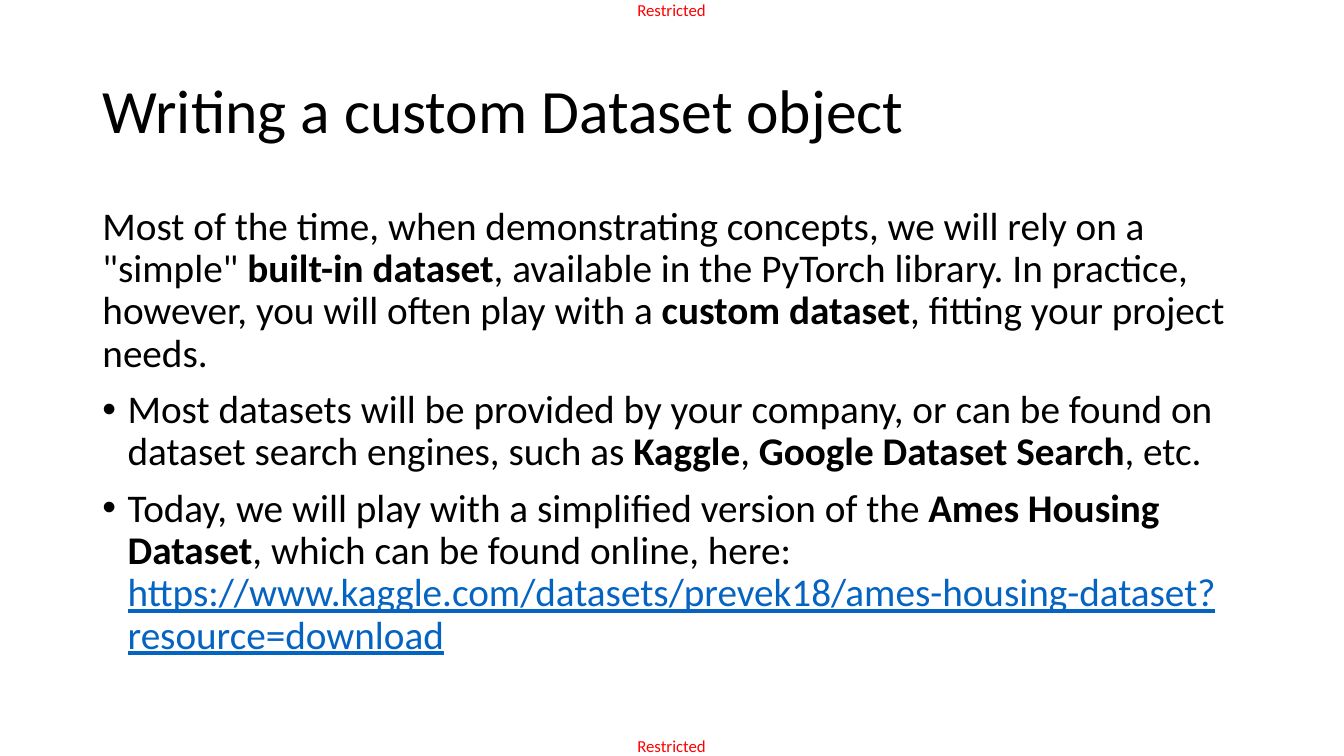
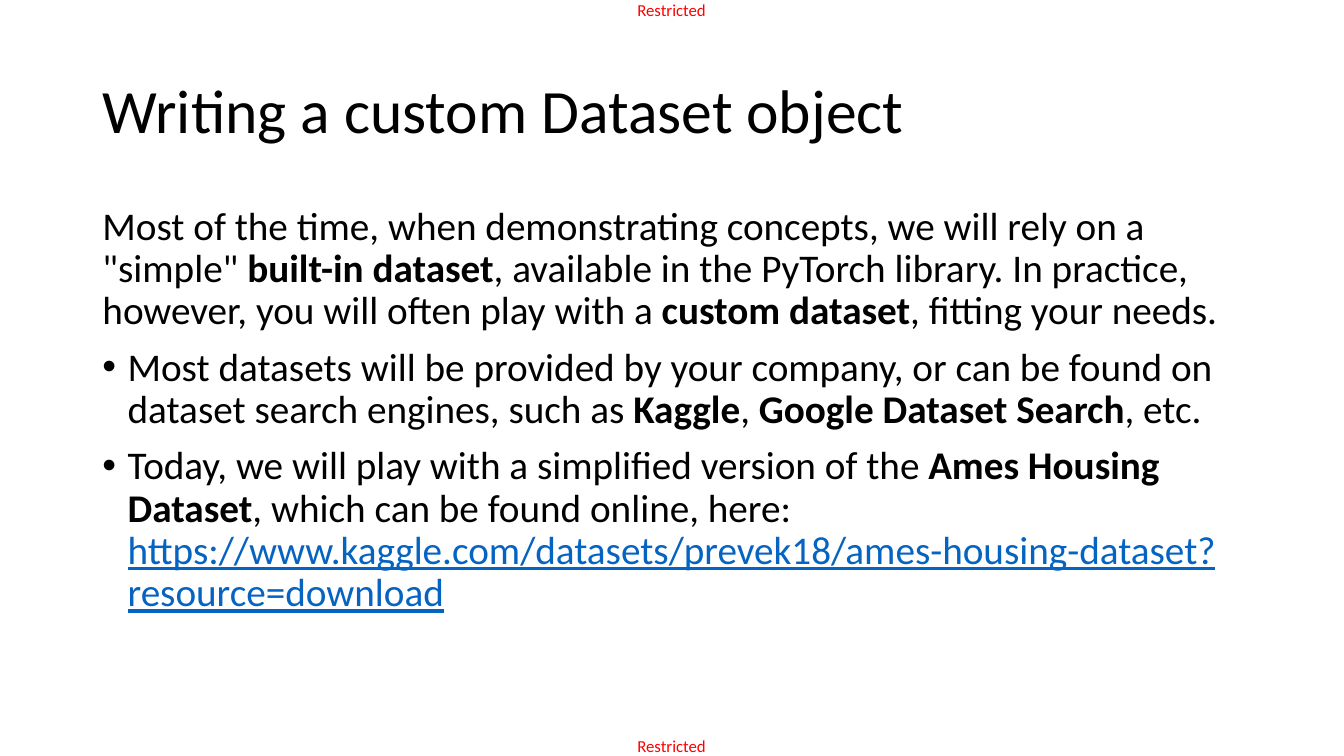
Before and after one commit to matthieudemari/SUTD_DL_50_039, a slide deck: slide 10 of W3/3. W3S3 final/W3S3.pptx. Drawn at 1344x756 pixels with LibreOffice and Linux fonts; fonts in the diff are those of the drawing. Boxes give left, top, right and bottom in pixels: in the first picture for what was removed or moved away, otherwise in the second. Text is boxed around its words. In the diff, an @@ line names an element or a change of style, - is before the commit and + after.

```diff
--- a/W3/3. W3S3 final/W3S3.pptx
+++ b/W3/3. W3S3 final/W3S3.pptx
@@ text at bbox=[102, 212, 1217, 331]: text changed @@
-Most of the time, when demonstrating concepts, we will rely on a "simple" built-in dataset, available in the PyTorch library. In practice, however, you will often play with a custom dataset, fitting your project needs.
+Most of the time, when demonstrating concepts, we will rely on a "simple" built-in dataset, available in the PyTorch library. In practice, however, you will often play with a custom dataset, fitting your needs.
```
Also in this commit, not shown: 7 other slides changed, 13 other files.
